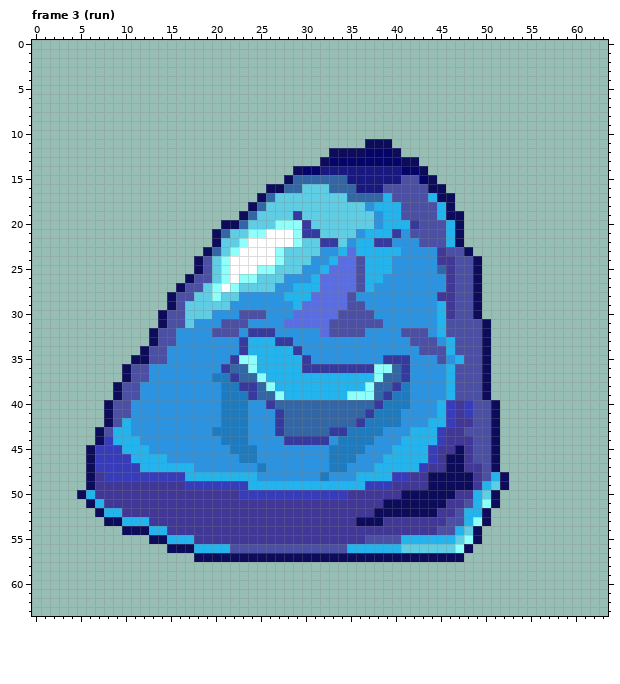
Edited in one commit: pixel-art file (Assets/Animation/enemy/slime.aseprite). That is the earlier state.
64x64 pixels, 13 frames. Colours within 5 levels of each other are drawn and written as one. Shown: frame 3 (run). The commit also changed other frames, which this record leaves out.
New version:
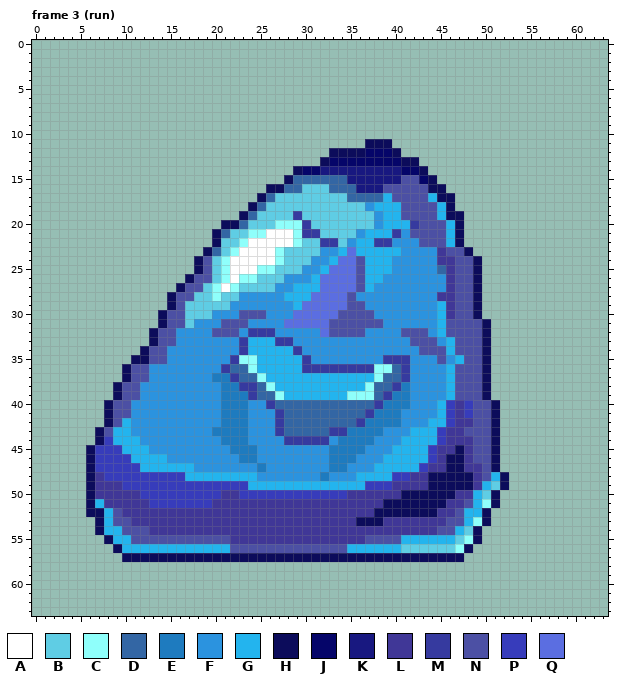
Palette (. is transparent): A #ffffff  B #5fcde4  C #8ffffb  D #3366a4  E #1e7bbf  F #2b93df  G #23b4ee  H #0c0c5b  J #050569  K #181880  L #403797  M #363a9f  N #4c50a4  P #373cbb  Q #5b6ee1
From old to new:
Frame 3 (run):
The edit adds colour G in row 54 at x 8 to 9; in row 55 at x 9 to 10; in row 56 at x 10 to 14.
Colour H gives way to colour G in row 53 at x 8; in row 56 at x 15 to 17.
The edit adds colour H in row 52 at x 6; in rows 53 to 54 at x 7; in row 55 at x 8; in row 56 at x 9; in row 57 at x 10 to 17.
Colour G gives way to colour H in row 50 at x 6.
Colour G gives way to colour L in row 53 at x 11 to 12; in row 54 at x 13 to 14.
The edit adds colour N in row 55 at x 11 to 12.
Colour G gives way to colour N in row 52 at x 9; in row 53 at x 10; in row 55 at x 15 to 17.
Colour H gives way to colour N in row 53 at x 9; in row 54 at x 10 to 12; in row 55 at x 13 to 14.
Colour L gives way to colour N in row 55 at x 18 to 21.
Colour L gives way to colour P in row 49 at x 10 to 16; in row 50 at x 12 to 20; in row 51 at x 13 to 19.
Colour H is removed in row 50 at x 5.
Boxes around the changes in both pictures, in picture pixels (x1, y1, x2, y2):
changed: (77, 481, 230, 562)
